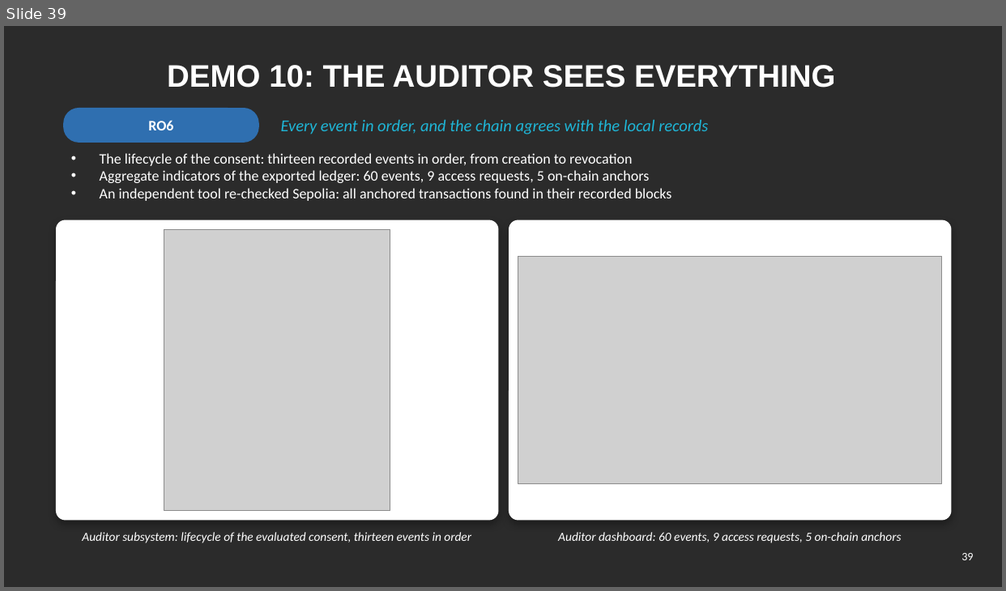
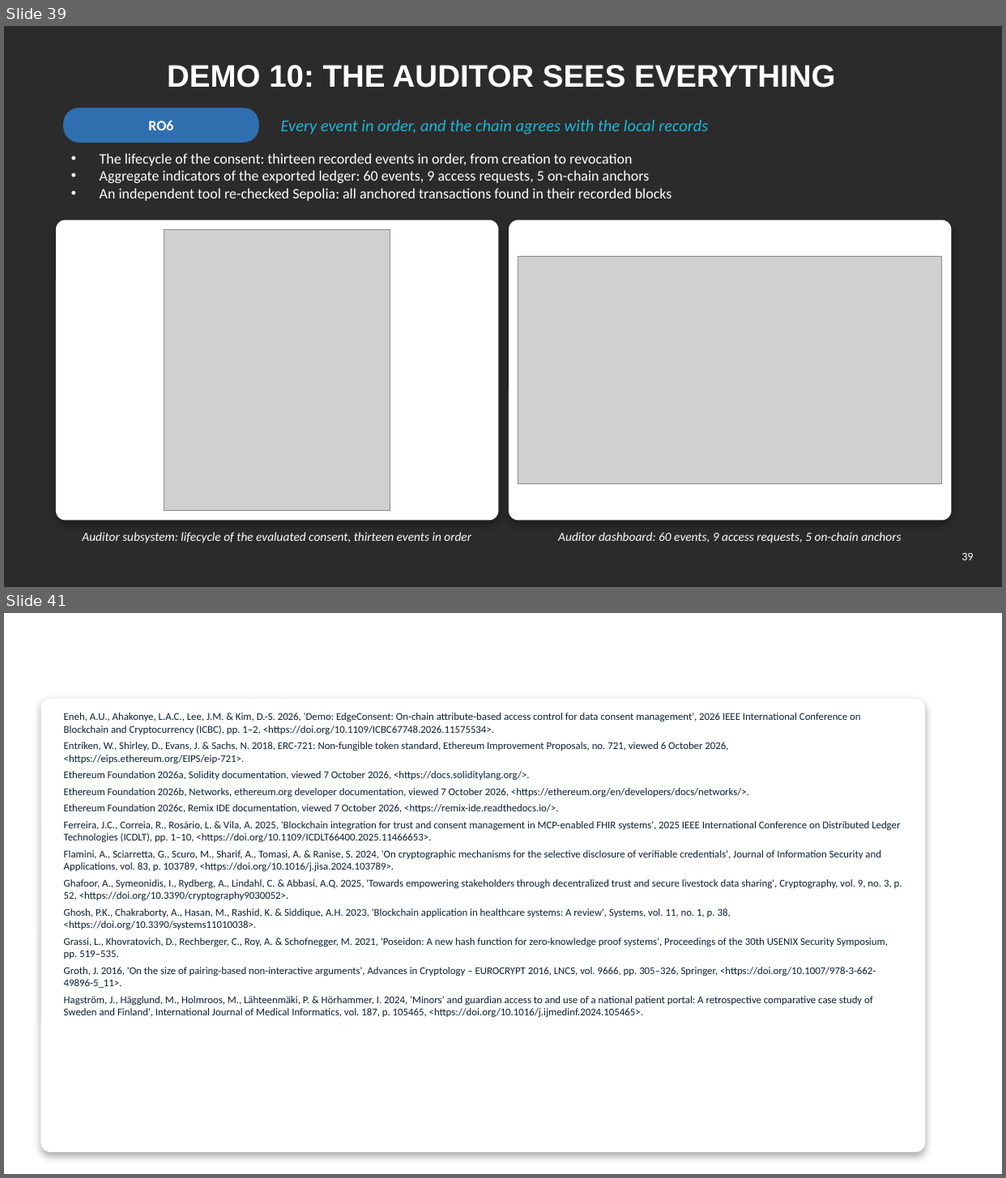
Before and after one commit to yasir12345678900/HealthRWA-Sepolia-Personal-try, a slide deck: docs/Yasir_Candidature_Reassessment_Slides_Simple.pptx. Shown one above the other, each under a label of ours: slide 39 before the commit, slides 39 and 41 after it; the slides between them are not shown. The pictures are 1006x591 and 1006x1178 pixels, drawn with LibreOffice and Linux fonts; fonts in the diff are those of the drawing; grey boxes stand for pictures; background and template pictures are left out; a plain dark background stands for a picture behind light text. Boxes give left, top, right and bottom in pixels: in the first picture for what was removed or moved away, otherwise in the second. Text is boxed around its words. In the diff, an @@ line names an element or a change of style, - is before the commit and + after.

```diff
--- a/docs/Yasir_Candidature_Reassessment_Slides_Simple.pptx
+++ b/docs/Yasir_Candidature_Reassessment_Slides_Simple.pptx
@@ slide 41 added at (x1=4, y1=613, x2=1002, y2=1174), background picture (left out) @@
@@ title added at (x1=71, y1=632, x2=932, y2=692), 30 pt, text #FFFFFF, bold @@
+REFERENCES (2/7)
@@ rounded rectangle added at (x1=41, y1=699, x2=925, y2=1152), fill #FFFFFF, outline #FFFFFF 1 pt @@
@@ text added at (x1=64, y1=713, x2=902, y2=1017), 10 pt, text #0B1F33 @@
+Eneh, A.U., Ahakonye, L.A.C., Lee, J.M. & Kim, D.-S. 2026, 'Demo: EdgeConsent: On-chain attribute-based access control for data consent management', 2026 IEEE International Conference on Blockchain and Cryptocurrency (ICBC), pp. 1–2, <https://doi.org/10.1109/ICBC67748.2026.11575534>.
+Entriken, W., Shirley, D., Evans, J. & Sachs, N. 2018, ERC-721: Non-fungible token standard, Ethereum Improvement Proposals, no. 721, viewed 6 October 2026, <https://eips.ethereum.org/EIPS/eip-721>.
+Ethereum Foundation 2026a, Solidity documentation, viewed 7 October 2026, <https://docs.soliditylang.org/>.
+Ethereum Foundation 2026b, Networks, ethereum.org developer documentation, viewed 7 October 2026, <https://ethereum.org/en/developers/docs/networks/>.
+Ethereum Foundation 2026c, Remix IDE documentation, viewed 7 October 2026, <https://remix-ide.readthedocs.io/>.
+Ferreira, J.C., Correia, R., Rosário, L. & Vila, A. 2025, 'Blockchain integration for trust and consent management in MCP-enabled FHIR systems', 2025 IEEE International Conference on Distributed Ledger Technologies (ICDLT), pp. 1–10, <https://doi.org/10.1109/ICDLT66400.2025.11466653>.
+Flamini, A., Sciarretta, G., Scuro, M., Sharif, A., Tomasi, A. & Ranise, S. 2024, 'On cryptographic mechanisms for the selective disclosure of verifiable credentials', Journal of Information Security and Applications, vol. 83, p. 103789, <https://doi.org/10.1016/j.jisa.2024.103789>.
+Ghafoor, A., Symeonidis, I., Rydberg, A., Lindahl, C. & Abbasi, A.Q. 2025, 'Towards empowering stakeholders through decentralized trust and secure livestock data sharing', Cryptography, vol. 9, no. 3, p. 52, <https://doi.org/10.3390/cryptography9030052>.
+Ghosh, P.K., Chakraborty, A., Hasan, M., Rashid, K. & Siddique, A.H. 2023, 'Blockchain application in healthcare systems: A review', Systems, vol. 11, no. 1, p. 38, <https://doi.org/10.3390/systems11010038>.
+Grassi, L., Khovratovich, D., Rechberger, C., Roy, A. & Schofnegger, M. 2021, 'Poseidon: A new hash function for zero-knowledge proof systems', Proceedings of the 30th USENIX Security Symposium, pp. 519–535.
+Groth, J. 2016, 'On the size of pairing-based non-interactive arguments', Advances in Cryptology – EUROCRYPT 2016, LNCS, vol. 9666, pp. 305–326, Springer, <https://doi.org/10.1007/978-3-662-49896-5_11>.
+Hagström, J., Hägglund, M., Holmroos, M., Lähteenmäki, P. & Hörhammer, I. 2024, 'Minors’ and guardian access to and use of a national patient portal: A retrospective comparative case study of Sweden and Finland', International Journal of Medical Informatics, vol. 187, p. 105465, <https://doi.org/10.1016/j.ijmedinf.2024.105465>.
@@ page number added at (x1=936, y1=1133, x2=981, y2=1160), 11 pt, text #FFFFFF @@
+41
```
Also in this commit, not shown: 6 slides changed, 15 other files.
